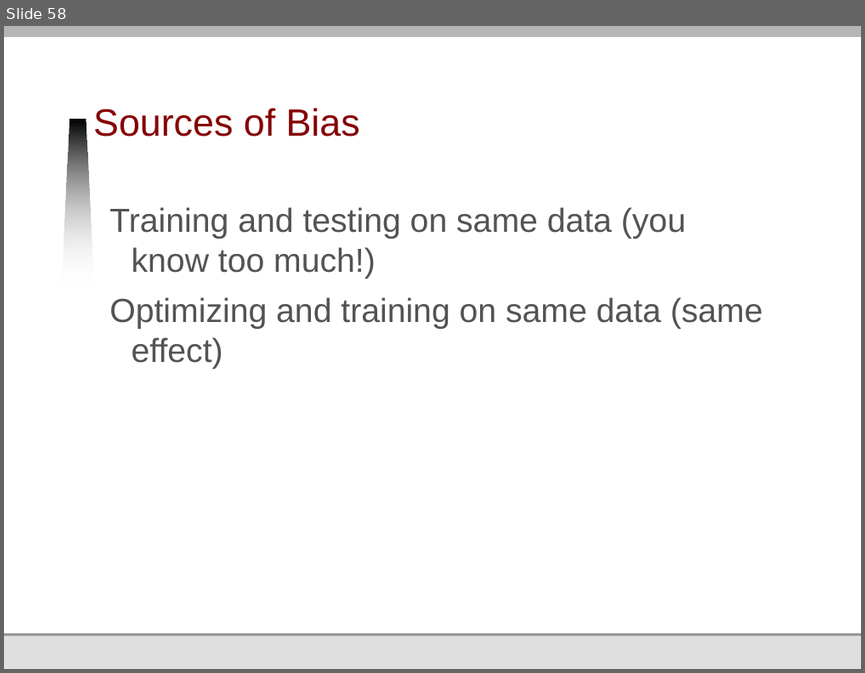
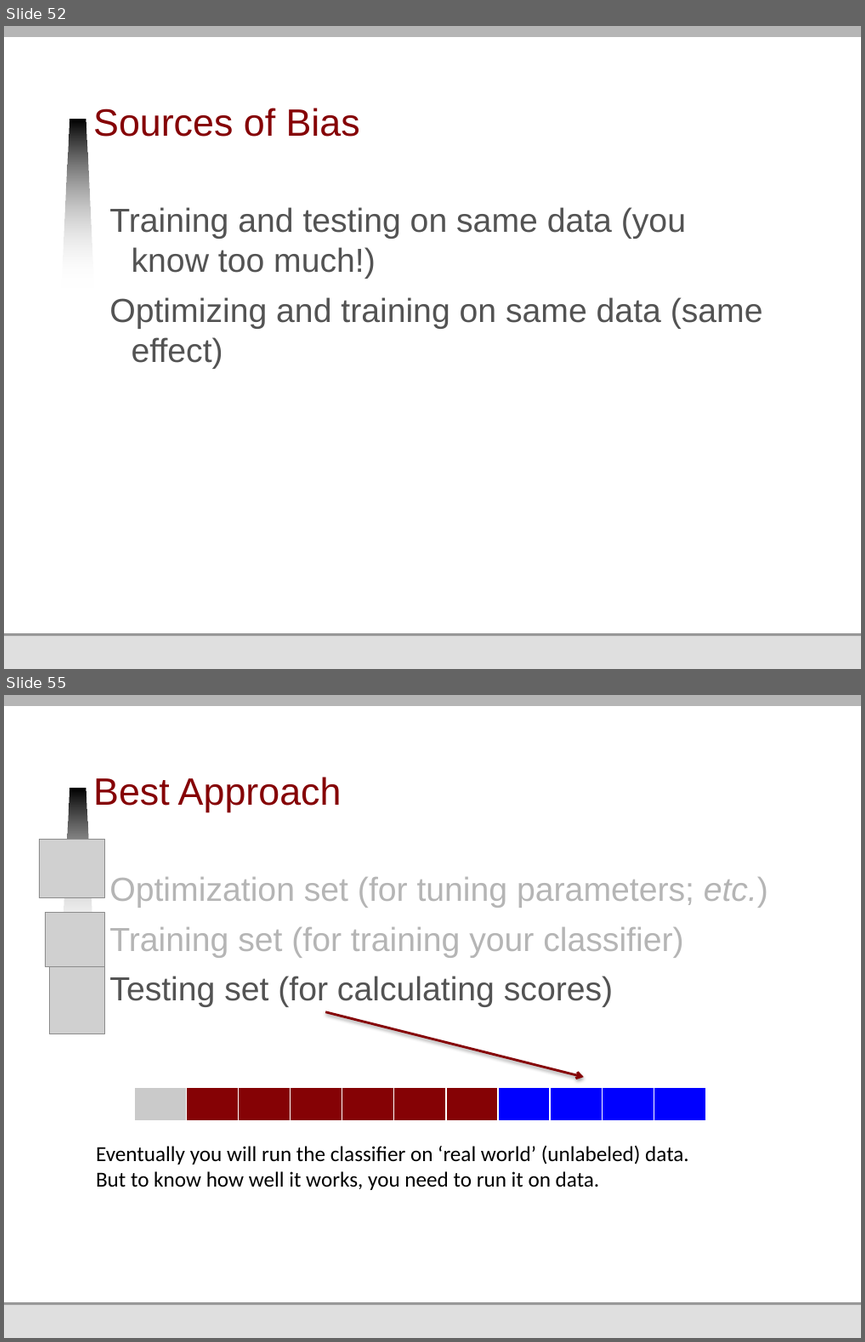
Before and after one commit to jmankoff/data, a slide deck: Lectures/12 Machine Learning I Training and Testing.pptx. Shown one above the other, each under a label of ours: slide 58 before the commit, slides 52 and 55 after it; the slides between them are not shown. The pictures are 865x673 and 865x1342 pixels, drawn with LibreOffice and Linux fonts; fonts in the diff are those of the drawing; grey boxes stand for pictures; background and template pictures are left out. Boxes give left, top, right and bottom in pixels: in the first picture for what was removed or moved away, otherwise in the second. Text is boxed around its words. In the diff, an @@ line names an element or a change of style, - is before the commit and + after.

```diff
--- a/Lectures/12 Machine Learning I Training and Testing.pptx
+++ b/Lectures/12 Machine Learning I Training and Testing.pptx
@@ slide 55 added at [4, 695, 861, 1338], background #FFFFFF; not listed: 6 template elements that a slide beside it also shows @@
@@ title added at [93, 777, 341, 812], 32 pt, text #850205 @@
+Best Approach
@@ picture added at [40, 839, 105, 898] @@
@@ text added at [109, 877, 768, 1007], 28 pt, text #B5B5B5 @@
+Optimization set (for tuning parameters; etc.)
+Training set (for training your classifier)
+Testing set (for calculating scores)
@@ picture added at [45, 913, 105, 967] @@
@@ picture added at [49, 967, 105, 1034] @@
@@ arrow added from (325, 1012) to (583, 1077), #850205 2 pt @@
@@ table added at [134, 1088, 710, 1123], 1 rows, 11 columns @@
+ |  |  |  |  |  |  |  |  |  | 
@@ text added at [96, 1145, 689, 1190], 18 pt, text #000000 @@
+Eventually you will run the classifier on ‘real world’ (unlabeled) data.
+But to know how well it works, you need to run it on data.
@@ what was slide 58 is now slide 52 @@
```
Also in this commit, not shown: 10 slides changed, 2 other slides added, 7 slides removed, 4 other files.
